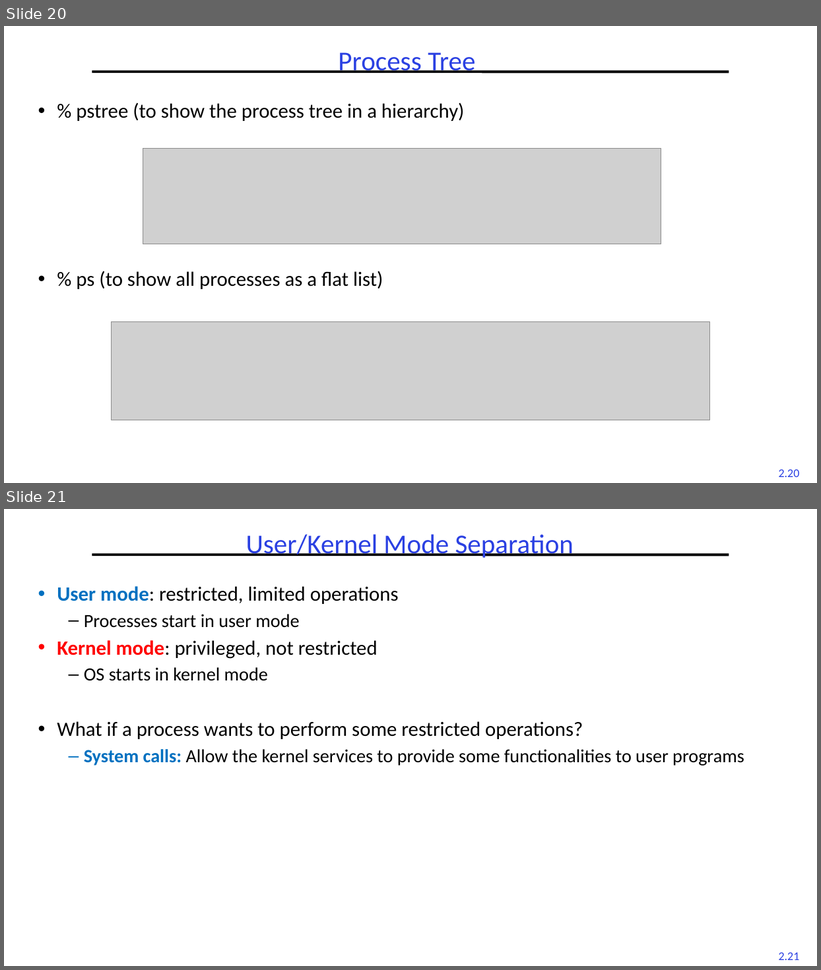
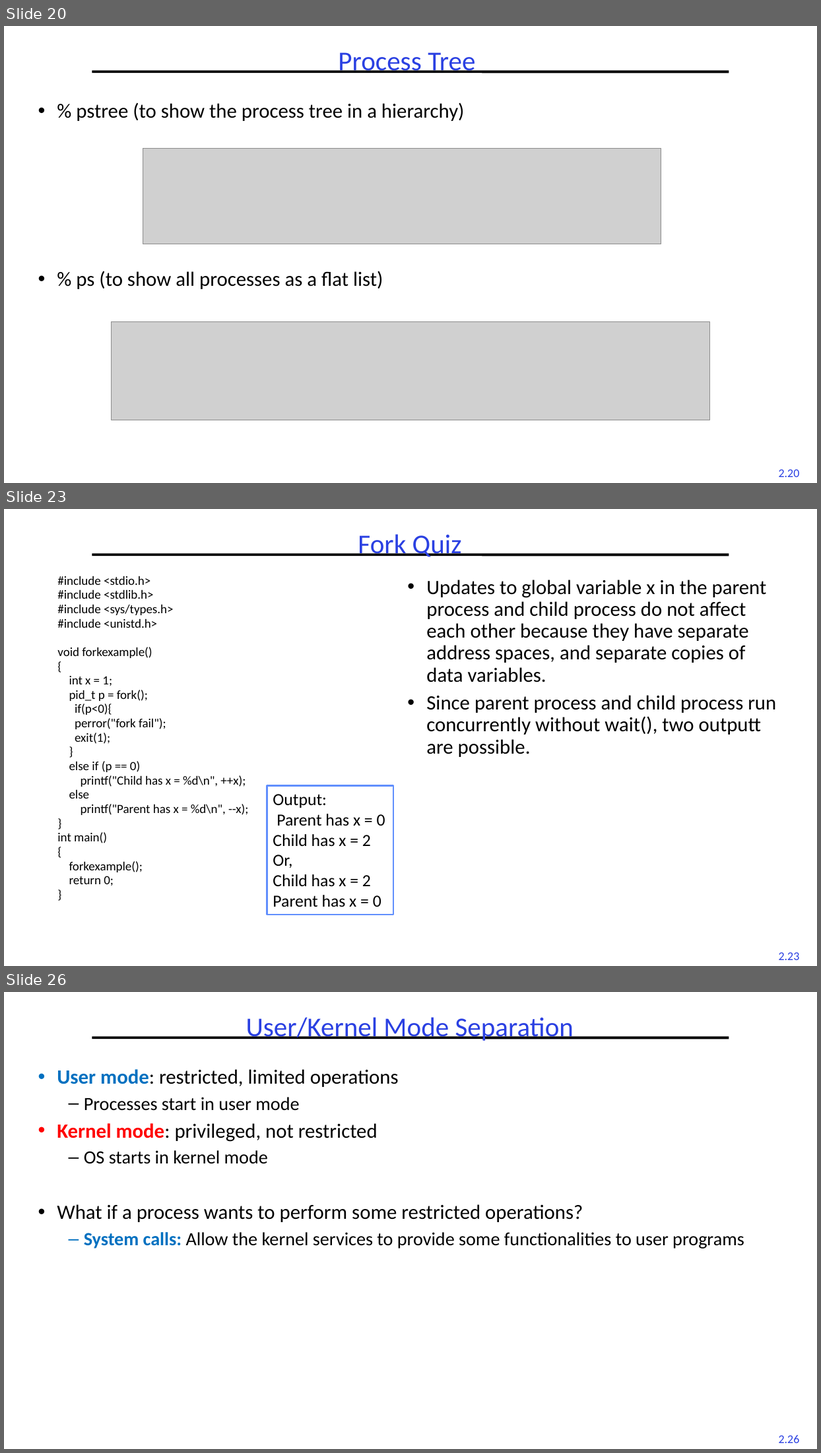
Before and after one commit to guhofstra/CSC256Fa25, a slide deck: PPTs/L2-Processes Threads.pptx. Shown one above the other, each under a label of ours: slides 20 and 21 before the commit, slides 20, 23 and 26 after it; the slides between them are not shown. The pictures are 821x970 and 821x1453 pixels, drawn with LibreOffice and Linux fonts; fonts in the diff are those of the drawing; grey boxes stand for pictures. Boxes give left, top, right and bottom in pixels: in the first picture for what was removed or moved away, otherwise in the second. Text is boxed around its words. In the diff, an @@ line names an element or a change of style, - is before the commit and + after.

```diff
--- a/PPTs/L2-Processes Threads.pptx
+++ b/PPTs/L2-Processes Threads.pptx
@@ slide 23 added at (4,509,817,966), background #FFFFFF; not listed: 2 template elements that a slide beside it also shows @@
@@ title added at (358,534,462,557), 32 pt, text #2A40E2 @@
+Fork Quiz
@@ text added at (57,576,248,887), 14.8 pt, text #000000 @@
+#include <stdio.h>
+#include <stdlib.h>
+#include <sys/types.h>
+#include <unistd.h>
+void forkexample()
+{
+int x = 1;
+pid_t p = fork();
+if(p<0){
+perror("fork fail");
+exit(1);
+}
+else if (p == 0)
+printf("Child has x = %d\n", ++x);
+else
+printf("Parent has x = %d\n", --x);
+}
+int main()
+{
+forkexample();
+return 0;
+}
@@ text added at (426,580,776,757), 24 pt, text #000000 @@
+• Updates to global variable x in the parent process and child process do not affect each other because they have separate address spaces, and separate copies of data variables.
+• Since parent process and child process run concurrently without wait(), two outputt are possible.
@@ rectangle added at (267,786,393,916), fill #FFFFFF, outline #618FFD 2 pt, 20 pt, text #000000 @@
+Output:
+Parent has x = 0
+Child has x = 2
+Or,
+Child has x = 2
+Parent has x = 0
@@ what was slide 21 is now slide 26 @@
@@ page number at (779,1436,800,1443): text changed @@
-2.21
+2.26
```
Also in this commit, not shown: 8 slides changed, 4 other slides added, 3 other files.
